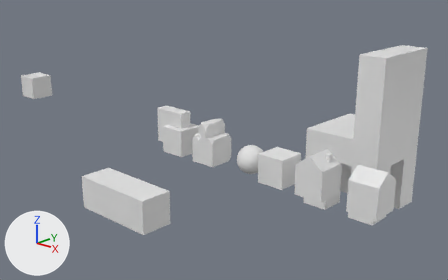
Renders of the Blender file shed.blend from each side of a commit.
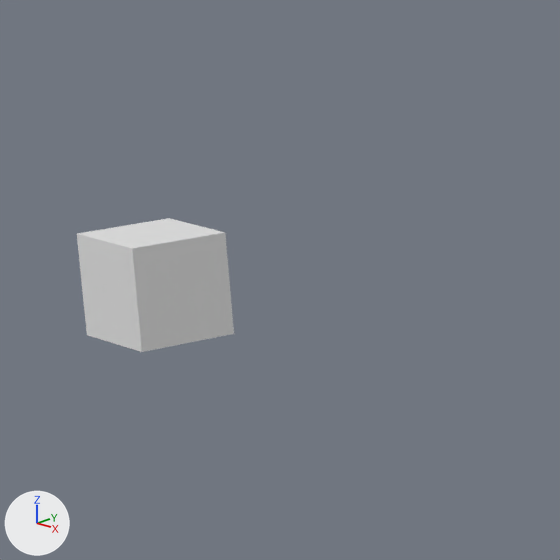
Each version is shown whole from a 50 mm lens placed at (53.36, -30.85, 14.31), pointed at (21.87, 3.07, -0.49), then close up on the part from 1% to 26% of the width and 10% to 50% of the height. The axes (+X, +Y, +Z) are drawn at lower left. The lights are the same throughout.
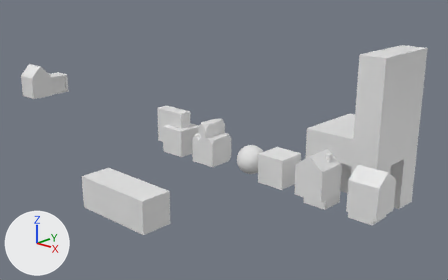
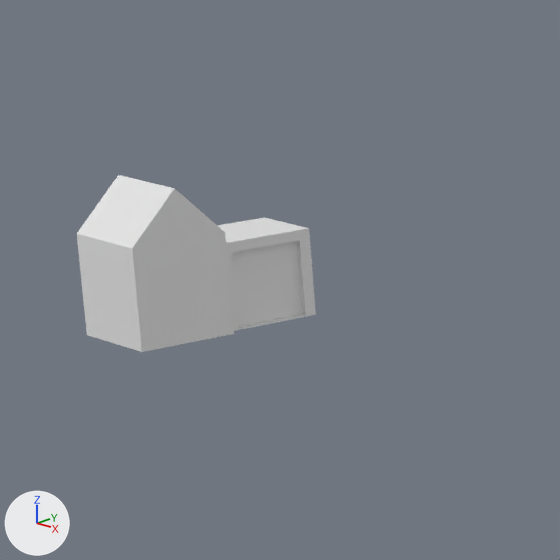
What differs and where, as boxes (x1, y1, x2, y2) in the close-ups (560 x 560 px):
'Cube.006', reshaped (52% wider, 32% taller)
    before: (77, 218, 234, 352)
    after: (77, 175, 316, 352)
part 1 of me_cube_010, added
    after: (77, 175, 316, 352)

The change in detail:
me_cube_010 is used by ob_cube_006; location (0.0, 0.0, 1.0).
me_cube_010 had 8 vertices, 6 faces and spanned x -1.0..1.0, y -1.0..1.0, z -1.0..1.0.
me_cube_010 now has 1226 vertices, 1222 faces and spans x -1.0..1.0, y -1.0..3.0, z -1.0..2.0.
me_cube_010 part 1: 1218 vertices added at x -1.0..1.0, y -1.0..3.0, z -1.0..2.0.
